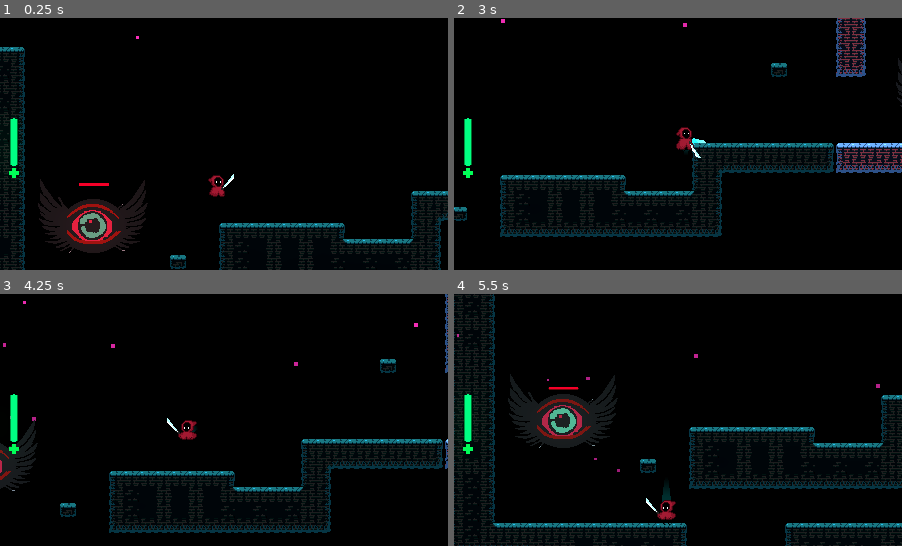
Above: before the commit, frames 1-4 (two rows, left to right).
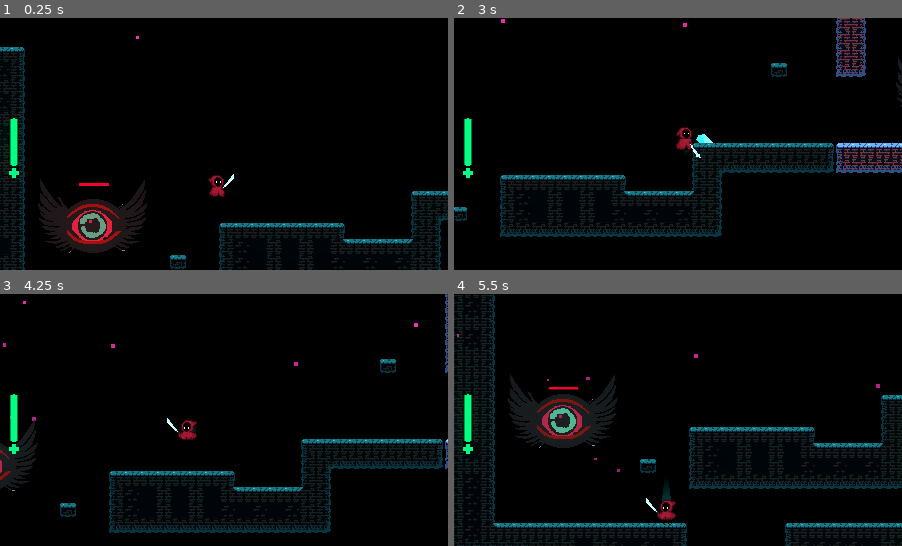
Above: after the commit, the same moments.

Repository: Driannn/AcerolaJam0
Game: Godot game, scene res://Scenes/Main scene/main_scene.tscn
The game is run twice, just before and just after one commit, with the same random seed, the same clock (stepped at 60 frames per second) and the same inputs.
Inputs (mouse positions are in pixels of both pictures, inside the frame that each line leads up to):
- Up to frame 1 (0.25 s): no input
- Up to frame 2 (3 s): tap Enter (ui_accept) at 0.5 s; move the mouse to (776, 131) at 0.52 s; hold D (move_right) 0.53-1.28 s; tap X (attack) at 0.6, 2.85 s; click (776, 131) at 0.67 s; tap Space (jump) at 0.77, 1.52 s; move the mouse to (588, 156) at 1.27 s; hold S 1.28-2.03 s; tap C (dash) at 1.35 s; move the mouse to (722, 88) at 2.02 s; hold D (move_right) 2.03-2.78 s; hold F 2.03-2.78 s; move the mouse to (655, 194) at 2.77 s; hold W from 2.78 s (still down); click (655, 194) at 2.92 s
- Up to frame 3 (4.25 s): tap Space (jump) at 3.02, 3.77 s; move the mouse to (358, 457) at 3.52 s; release W at 3.53 s; hold A (move_left) from 3.53 s (still down); tap C (dash) at 3.6 s
- Up to frame 4 (5.5 s): move the mouse to (543, 382) at 4.27 s; tap F at 4.35 s; tap Space (jump) at 4.52 s; move the mouse to (700, 420) at 5.02 s; release A (move_left) at 5.03 s; hold S from 5.03 s (still down); tap X (attack) at 5.1 s; click (700, 420) at 5.17 s

The runs differ from the first frame. In frame 1, less than 0.1% of the frame differs, in the area x 2-5%, y 59-64%; in frame 2, 0.2%, in the area x 2-58%, y 46-64%; in frame 3, less than 0.1%; in frame 4, less than 0.1%.

Commit message:
trail and sword animation changes

Diff:
--- a/Scenes/Items/weapon_sword.tscn
+++ b/Scenes/Items/weapon_sword.tscn
@@ -54,6 +54,18 @@
 "transitions": PackedFloat32Array(1),
 "update": 1,
 "values": [true]
+}
+tracks/3/type = "value"
+tracks/3/imported = false
+tracks/3/enabled = true
+tracks/3/path = NodePath("Node2D/Sprite2D/Node2D/MyTrails:rotation")
+tracks/3/interp = 1
+tracks/3/loop_wrap = true
+tracks/3/keys = {
+"times": PackedFloat32Array(0),
+"transitions": PackedFloat32Array(1),
+"update": 0,
+"values": [0.0]
 }
 
 [sub_resource type="Animation" id="Animation_dtlxl"]
@@ -95,10 +107,10 @@
 tracks/0/interp = 1
 tracks/0/loop_wrap = true
 tracks/0/keys = {
-"times": PackedFloat32Array(0, 0.15),
-"transitions": PackedFloat32Array(0.34151, 0.34151),
-"update": 0,
-"values": [-0.502655, 1.89194]
+"times": PackedFloat32Array(0, 0.025, 0.15),
+"transitions": PackedFloat32Array(1, 0.34151, 0.34151),
+"update": 0,
+"values": [-0.150098, -0.502655, 1.89194]
 }
 tracks/1/type = "value"
 tracks/1/imported = false
@@ -124,6 +136,18 @@
 "update": 1,
 "values": [true]
 }
+tracks/3/type = "value"
+tracks/3/imported = false
+tracks/3/enabled = true
+tracks/3/path = NodePath("Node2D/Sprite2D/Node2D/MyTrails:rotation")
+tracks/3/interp = 1
+tracks/3/loop_wrap = true
+tracks/3/keys = {
+"times": PackedFloat32Array(0),
+"transitions": PackedFloat32Array(1),
+"update": 0,
+"values": [0.0]
+}
 
 [sub_resource type="AnimationLibrary" id="AnimationLibrary_cgnky"]
 _data = {
@@ -140,7 +164,7 @@
 
 [node name="Sprite2D" type="Sprite2D" parent="Node2D"]
 unique_name_in_owner = true
-modulate = Color(1.2, 1.2, 1.2, 1)
+modulate = Color(1.1, 1.1, 1.2, 1)
 position = Vector2(7, -8)
 texture = ExtResource("1_p2esc")
 
@@ -148,7 +172,7 @@
 position = Vector2(4, -5)
 
 [node name="MyTrails" type="Line2D" parent="Node2D/Sprite2D/Node2D"]
-modulate = Color(1.1, 1.1, 1.1, 1)
+modulate = Color(1, 1, 1.2, 1)
 top_level = true
 z_index = -1
 points = PackedVector2Array(19, -9)
@@ -157,6 +181,7 @@
 gradient = SubResource("Gradient_7mled")
 script = ExtResource("4_dm5yi")
 max_lenght = 15
+position_offset = Vector2(4.04, 0)
 keep_drawning = true
 
 [node name="MyHitBox" type="Area2D" parent="Node2D/Sprite2D"]
--- a/Scenes/Player/my_player.tscn
+++ b/Scenes/Player/my_player.tscn
@@ -1,12 +1,12 @@
-[gd_scene load_steps=22 format=3 uid="uid://bubsfc3tvkdsb"]
+[gd_scene load_steps=25 format=3 uid="uid://bubsfc3tvkdsb"]
 
 [ext_resource type="Texture2D" uid="uid://clh5e1uwbbtv0" path="res://Assets/Character/AnimationSheet_Character_byPenzilla.png" id="1_8w7mu"]
 [ext_resource type="Script" path="res://Scenes/Player/my_player.gd" id="1_ggs3h"]
 [ext_resource type="Script" path="res://Scenes/Player/PlayerHurtBox.gd" id="3_3swkq"]
 [ext_resource type="Script" path="res://addons/phantom_camera/scripts/phantom_camera_host/phantom_camera_host.gd" id="3_a8wne"]
-[ext_resource type="PackedScene" uid="uid://4far1tugdhd" path="res://Scenes/UI/heath_bar.tscn" id="4_2c6ax"]
 [ext_resource type="PackedScene" uid="uid://3rebuh30qoem" path="res://Scenes/Items/weapon_sword.tscn" id="4_kf80v"]
 [ext_resource type="Script" path="res://Scenes/Player/ObjectTrail.gd" id="5_p5b07"]
+[ext_resource type="Script" path="res://Scenes/UI/heath_bar.gd" id="5_sstfl"]
 [ext_resource type="Texture2D" uid="uid://mni3i2jaf0s" path="res://Assets/Icons/steamdeck_dpad.png" id="5_y2f5t"]
 
 [sub_resource type="CapsuleShape2D" id="CapsuleShape2D_meodc"]
@@ -16,6 +16,8 @@
 [sub_resource type="CapsuleShape2D" id="CapsuleShape2D_flhek"]
 radius = 5.0
 height = 26.0
+
+[sub_resource type="StyleBoxEmpty" id="StyleBoxEmpty_hu5g1"]
 
 [sub_resource type="StyleBoxFlat" id="StyleBoxFlat_aeibh"]
 bg_color = Color(0, 0.721569, 0.337255, 1)
@@ -29,6 +31,28 @@
 expand_margin_right = 1.0
 expand_margin_bottom = 1.0
 
+[sub_resource type="StyleBoxFlat" id="StyleBoxFlat_fcrsq"]
+bg_color = Color(0.0313726, 0.0862745, 0, 1)
+corner_radius_top_left = 50
+corner_radius_top_right = 50
+corner_radius_bottom_right = 50
+corner_radius_bottom_left = 50
+corner_detail = 1
+expand_margin_left = 3.0
+expand_margin_top = 2.0
+expand_margin_right = 2.0
+expand_margin_bottom = 2.0
+shadow_color = Color(0, 0, 0, 0.266667)
+shadow_offset = Vector2(0, 1)
+
+[sub_resource type="StyleBoxFlat" id="StyleBoxFlat_w5ohl"]
+bg_color = Color(0.780392, 0.172549, 0.172549, 1)
+corner_radius_top_left = 50
+corner_radius_top_right = 50
+corner_radius_bottom_right = 50
+corner_radius_bottom_left = 50
+corner_detail = 1
+
 [sub_resource type="Animation" id="Animation_jukvn"]
 length = 0.001
 tracks/0/type = "value"
@@ -263,9 +287,10 @@
 [node name="PhantomCameraHost" type="Node" parent="Camera2D"]
 script = ExtResource("3_a8wne")
 
-[node name="HeathBar" parent="Camera2D" instance=ExtResource("4_2c6ax")]
-unique_name_in_owner = true
-self_modulate = Color(2, 1.5, 1.5, 1)
+[node name="HeathBar" type="ProgressBar" parent="Camera2D"]
+unique_name_in_owner = true
+modulate = Color(1.5, 1.5, 1.5, 1)
+z_index = 1
 offset_left = -213.0
 offset_top = 22.0
 offset_right = 88.0
@@ -273,10 +298,32 @@
 rotation = -1.5708
 scale = Vector2(0.158147, 0.494211)
 size_flags_horizontal = 0
+theme_override_styles/background = SubResource("StyleBoxEmpty_hu5g1")
 theme_override_styles/fill = SubResource("StyleBoxFlat_aeibh")
+value = 60.0
+show_percentage = false
+script = ExtResource("5_sstfl")
+
+[node name="DamageBar" type="ProgressBar" parent="Camera2D/HeathBar"]
+unique_name_in_owner = true
+z_index = -1
+layout_mode = 1
+anchors_preset = 15
+anchor_right = 1.0
+anchor_bottom = 1.0
+grow_horizontal = 2
+grow_vertical = 2
+theme_override_styles/background = SubResource("StyleBoxFlat_fcrsq")
+theme_override_styles/fill = SubResource("StyleBoxFlat_w5ohl")
+value = 80.0
+show_percentage = false
+
+[node name="Timer" type="Timer" parent="Camera2D/HeathBar"]
+unique_name_in_owner = true
+wait_time = 0.4
 
 [node name="SteamdeckDpad" type="Sprite2D" parent="Camera2D/HeathBar"]
-modulate = Color(0, 1.1, 0.337, 1)
+modulate = Color(0, 0.721569, 0.337255, 1)
 z_index = 5
 position = Vector2(-44.2628, 6.07025)
 rotation = 1.57081
@@ -322,5 +369,6 @@
 wait_time = 0.4
 one_shot = true
 
+[connection signal="timeout" from="Camera2D/HeathBar/Timer" to="Camera2D/HeathBar" method="_on_timer_timeout"]
 [connection signal="timeout" from="DashDurantion" to="." method="_on_dash_durantion_timeout"]
 [connection signal="timeout" from="DashCooldown" to="." method="_on_dash_cooldown_timeout"]
